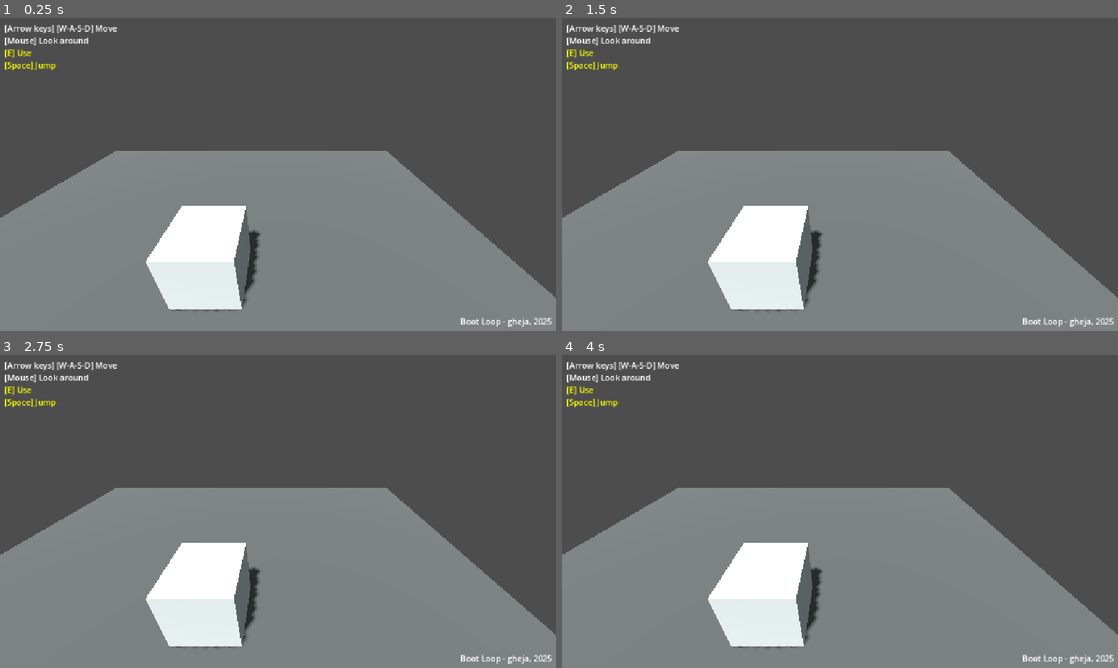
Above: before the commit, frames 1-4 (two rows, left to right).
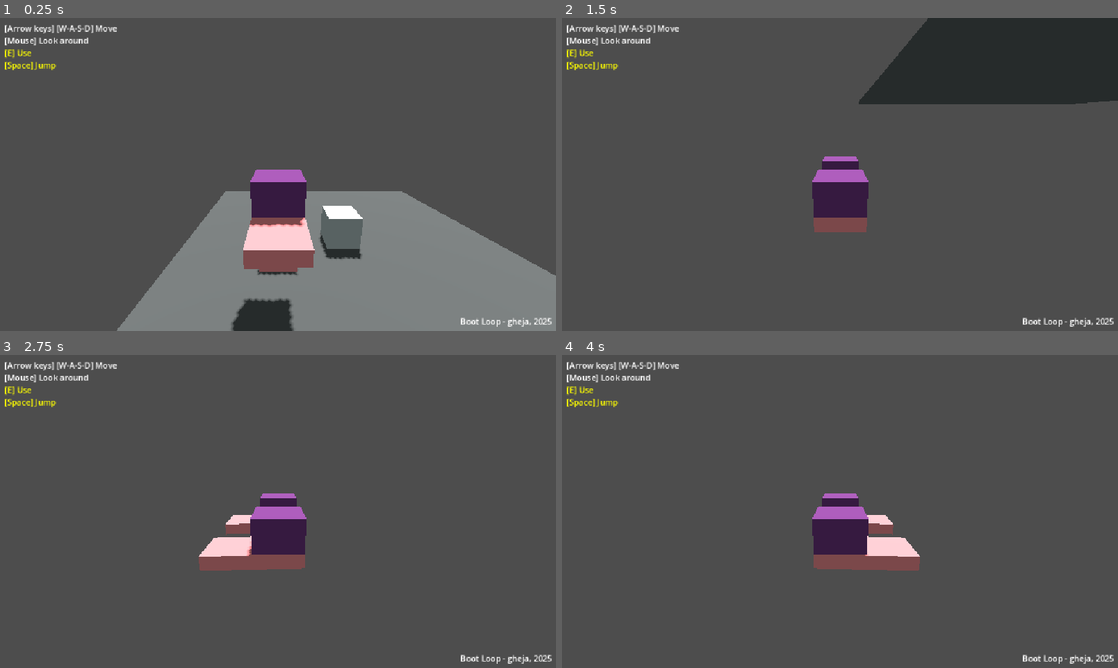
Above: after the commit, the same moments.

Repository: gheja/bot-loop
Game: Godot game, scene res://scenes/main_scene.tscn
The game is run twice, just before and just after one commit, with the same random seed, the same clock (stepped at 60 frames per second) and the same inputs.
Inputs:
- Up to frame 1 (0.25 s): no input
- Up to frame 2 (1.5 s): hold D (move_right, bound only after the commit) 0.53-1.28 s; hold S (move_down, bound only after the commit) from 1.28 s (still down)
- Up to frame 3 (2.75 s): release S (move_down, bound only after the commit) at 2.03 s; hold D (move_right, bound only after the commit) from 2.03 s (still down)
- Up to frame 4 (4 s): tap Enter at 2.75 s; release D (move_right, bound only after the commit) at 2.78 s; hold W (move_up, bound only after the commit) 2.78-3.53 s; tap Space at 3.5 s; hold A (move_left, bound only after the commit) from 3.53 s (still down)

The runs differ from the first frame. In frame 1, 31% of the frame differs, in the area x 0-100%, y 42-100%; in frame 2, 59%, in the area x 0-100%, y 0-100%; in frame 3, 48%; in frame 4, 47%.

Commit message:
Added some basic player movement, animation and camera handling

Diff:
--- /dev/null
+++ b/src/objects/player_character.gd
@@ -0,0 +1,32 @@
+extends CharacterBody3D
+
+@export var max_speed = 5
+@export var is_actively_controlled = true
+
+var look_at_position = Vector3.FORWARD * 1000
+
+func _ready() -> void:
+	Input.mouse_mode = Input.MOUSE_MODE_CAPTURED
+
+func _process(delta: float) -> void:
+	update_wheels_direction()
+	update_camera_position()
+
+func update_wheels_direction():
+	var velocity_xz = Vector3(self.velocity.x, 0.0, self.velocity.z)
+
+	if velocity_xz.length() > 0.1:
+		look_at_position = self.global_position + velocity_xz
+
+	$Visuals/LowerBody.look_at(look_at_position)
+
+func update_camera_position():
+	$CameraContainer.rotation.y -= Input.get_last_mouse_velocity().x * 0.0001
+
+func _physics_process(delta: float) -> void:
+	var vec = Input.get_vector("move_left", "move_right", "move_up", "move_down")
+	var vec3 = Vector3(vec.x, 0.0, vec.y)
+
+	self.velocity = vec3 * max_speed + get_gravity()
+
+	self.move_and_slide()
--- /dev/null
+++ b/src/objects/player_character.tscn
@@ -0,0 +1,54 @@
+[gd_scene load_steps=6 format=3 uid="uid://c6y584uh7e663"]
+
+[ext_resource type="Script" uid="uid://c8ry4ey5mq5yc" path="res://objects/player_character.gd" id="1_jy05a"]
+
+[sub_resource type="StandardMaterial3D" id="StandardMaterial3D_5kd2n"]
+albedo_color = Color(1, 0.545098, 0.560784, 1)
+
+[sub_resource type="StandardMaterial3D" id="StandardMaterial3D_jy05a"]
+albedo_color = Color(0.466667, 0.227451, 0.486275, 1)
+
+[sub_resource type="SphereShape3D" id="SphereShape3D_h5vi8"]
+
+[sub_resource type="CylinderShape3D" id="CylinderShape3D_erfry"]
+height = 0.5
+
+[node name="PlayerCharacter" type="CharacterBody3D"]
+script = ExtResource("1_jy05a")
+
+[node name="Visuals" type="Node3D" parent="."]
+
+[node name="LowerBody" type="Node3D" parent="Visuals"]
+transform = Transform3D(1, 0, 0, 0, 1, 0, 0, 0, 1, 0, 0.15, 0)
+
+[node name="CSGBox3D" type="CSGBox3D" parent="Visuals/LowerBody"]
+size = Vector3(1, 0.3, 1)
+material = SubResource("StandardMaterial3D_5kd2n")
+
+[node name="CSGBox3D2" type="CSGBox3D" parent="Visuals/LowerBody"]
+transform = Transform3D(1, 0, 0, 0, 1, 0, 0, 0, 1, 0, 0, -1)
+size = Vector3(1, 0.3, 1)
+material = SubResource("StandardMaterial3D_5kd2n")
+
+[node name="UpperBody" type="Node3D" parent="Visuals"]
+transform = Transform3D(1, 0, 0, 0, 1, 0, 0, 0, 1, 0, 0.65, 0)
+
+[node name="CSGBox3D" type="CSGBox3D" parent="Visuals/UpperBody"]
+size = Vector3(1, 0.7, 1)
+material = SubResource("StandardMaterial3D_jy05a")
+
+[node name="CollisionShapeLower" type="CollisionShape3D" parent="."]
+transform = Transform3D(1, 0, 0, 0, 1, 0, 0, 0, 1, 0, 0.5, 0)
+shape = SubResource("SphereShape3D_h5vi8")
+
+[node name="CollisionShapeUpper" type="CollisionShape3D" parent="."]
+transform = Transform3D(1, 0, 0, 0, 1, 0, 0, 0, 1, 0, 0.75, 0)
+shape = SubResource("CylinderShape3D_erfry")
+
+[node name="CameraContainer" type="Node3D" parent="."]
+
+[node name="CameraPosition" type="Marker3D" parent="CameraContainer"]
+transform = Transform3D(1, 0, 0, 0, 1, 0, 0, 0, 1, 0, 2, -4)
+
+[node name="CameraTarget" type="Marker3D" parent="CameraContainer"]
+transform = Transform3D(1, 0, 0, 0, 1, 0, 0, 0, 1, 0, 1, 0)
--- a/src/project.godot
+++ b/src/project.godot
@@ -23,6 +23,33 @@
 window/stretch/aspect="expand"
 window/custom_user_dir_name=""
 
+[input]
+
+move_left={
+"deadzone": 0.2,
+"events": [Object(InputEventKey,"resource_local_to_scene":false,"resource_name":"","device":-1,"window_id":0,"alt_pressed":false,"shift_pressed":false,"ctrl_pressed":false,"meta_pressed":false,"pressed":false,"keycode":0,"physical_keycode":65,"key_label":0,"unicode":97,"location":0,"echo":false,"script":null)
+, Object(InputEventKey,"resource_local_to_scene":false,"resource_name":"","device":-1,"window_id":0,"alt_pressed":false,"shift_pressed":false,"ctrl_pressed":false,"meta_pressed":false,"pressed":false,"keycode":0,"physical_keycode":4194319,"key_label":0,"unicode":0,"location":0,"echo":false,"script":null)
+]
+}
+move_right={
+"deadzone": 0.2,
+"events": [Object(InputEventKey,"resource_local_to_scene":false,"resource_name":"","device":-1,"window_id":0,"alt_pressed":false,"shift_pressed":false,"ctrl_pressed":false,"meta_pressed":false,"pressed":false,"keycode":0,"physical_keycode":68,"key_label":0,"unicode":100,"location":0,"echo":false,"script":null)
+, Object(InputEventKey,"resource_local_to_scene":false,"resource_name":"","device":-1,"window_id":0,"alt_pressed":false,"shift_pressed":false,"ctrl_pressed":false,"meta_pressed":false,"pressed":false,"keycode":0,"physical_keycode":4194321,"key_label":0,"unicode":0,"location":0,"echo":false,"script":null)
+]
+}
+move_up={
+"deadzone": 0.2,
+"events": [Object(InputEventKey,"resource_local_to_scene":false,"resource_name":"","device":-1,"window_id":0,"alt_pressed":false,"shift_pressed":false,"ctrl_pressed":false,"meta_pressed":false,"pressed":false,"keycode":0,"physical_keycode":87,"key_label":0,"unicode":119,"location":0,"echo":false,"script":null)
+, Object(InputEventKey,"resource_local_to_scene":false,"resource_name":"","device":-1,"window_id":0,"alt_pressed":false,"shift_pressed":false,"ctrl_pressed":false,"meta_pressed":false,"pressed":false,"keycode":0,"physical_keycode":4194320,"key_label":0,"unicode":0,"location":0,"echo":false,"script":null)
+]
+}
+move_down={
+"deadzone": 0.2,
+"events": [Object(InputEventKey,"resource_local_to_scene":false,"resource_name":"","device":-1,"window_id":0,"alt_pressed":false,"shift_pressed":false,"ctrl_pressed":false,"meta_pressed":false,"pressed":false,"keycode":0,"physical_keycode":83,"key_label":0,"unicode":115,"location":0,"echo":false,"script":null)
+, Object(InputEventKey,"resource_local_to_scene":false,"resource_name":"","device":-1,"window_id":0,"alt_pressed":false,"shift_pressed":false,"ctrl_pressed":false,"meta_pressed":false,"pressed":false,"keycode":0,"physical_keycode":4194322,"key_label":0,"unicode":0,"location":0,"echo":false,"script":null)
+]
+}
+
 [rendering]
 
 renderer/rendering_method="gl_compatibility"
--- a/src/scenes/level_base.tscn
+++ b/src/scenes/level_base.tscn
@@ -1,7 +1,8 @@
-[gd_scene load_steps=3 format=3 uid="uid://cpmkcymc6dshv"]
+[gd_scene load_steps=4 format=3 uid="uid://cpmkcymc6dshv"]
 
 [ext_resource type="PackedScene" uid="uid://cyh8e8m3vwrml" path="res://objects/object_wall.tscn" id="1_548ah"]
 [ext_resource type="PackedScene" uid="uid://cdv8qqvqawyeh" path="res://objects/object_floor.tscn" id="1_osu2p"]
+[ext_resource type="PackedScene" uid="uid://c6y584uh7e663" path="res://objects/player_character.tscn" id="3_bkdr1"]
 
 [node name="LevelBase" type="Node3D"]
 
@@ -11,3 +12,9 @@
 transform = Transform3D(10, 0, 0, 0, 10, 0, 0, 0, 10, 0, 0, 0)
 
 [node name="ObjectWall" parent="LevelObjectContainer" instance=ExtResource("1_548ah")]
+
+[node name="PlayerCharacter" parent="LevelObjectContainer" instance=ExtResource("3_bkdr1")]
+transform = Transform3D(1, 0, 0, 0, 1, 0, 0, 0, 1, 2, 0, 0)
+
+[node name="PlayerCharacter2" parent="LevelObjectContainer" instance=ExtResource("3_bkdr1")]
+transform = Transform3D(1, 0, 0, 0, 1, 0, 0, 0, 1, 2, 4, -2)
--- /dev/null
+++ b/src/scenes/main_scene.gd
@@ -0,0 +1,12 @@
+extends Node3D
+
+var camera_position_obj: Node3D
+var camera_target_obj: Node3D
+
+func _ready() -> void:
+	camera_position_obj = $LevelBase/LevelObjectContainer/PlayerCharacter2/CameraContainer/CameraPosition
+	camera_target_obj = $LevelBase/LevelObjectContainer/PlayerCharacter2/CameraContainer/CameraTarget
+
+func _process(delta: float) -> void:
+	$Camera3D.global_position = camera_position_obj.global_position
+	$Camera3D.look_at(camera_target_obj.global_position)
--- a/src/scenes/main_scene.tscn
+++ b/src/scenes/main_scene.tscn
@@ -1,5 +1,6 @@
-[gd_scene load_steps=4 format=3 uid="uid://bie2uwadt7uwm"]
+[gd_scene load_steps=5 format=3 uid="uid://bie2uwadt7uwm"]
 
+[ext_resource type="Script" uid="uid://c1wsatcoqlr2u" path="res://scenes/main_scene.gd" id="1_7ykc4"]
 [ext_resource type="PackedScene" uid="uid://dqfv168hkiq2f" path="res://scenes/main_interface.tscn" id="1_w2twt"]
 [ext_resource type="PackedScene" uid="uid://cpmkcymc6dshv" path="res://scenes/level_base.tscn" id="2_pw63i"]
 
@@ -9,6 +10,7 @@
 ambient_light_energy = 0.25
 
 [node name="MainScene" type="Node3D"]
+script = ExtResource("1_7ykc4")
 
 [node name="WorldEnvironment" type="WorldEnvironment" parent="."]
 environment = SubResource("Environment_w2twt")
Not shown, added: src/objects/player_character.gd.uid
Not shown, added: src/scenes/main_scene.gd.uid
